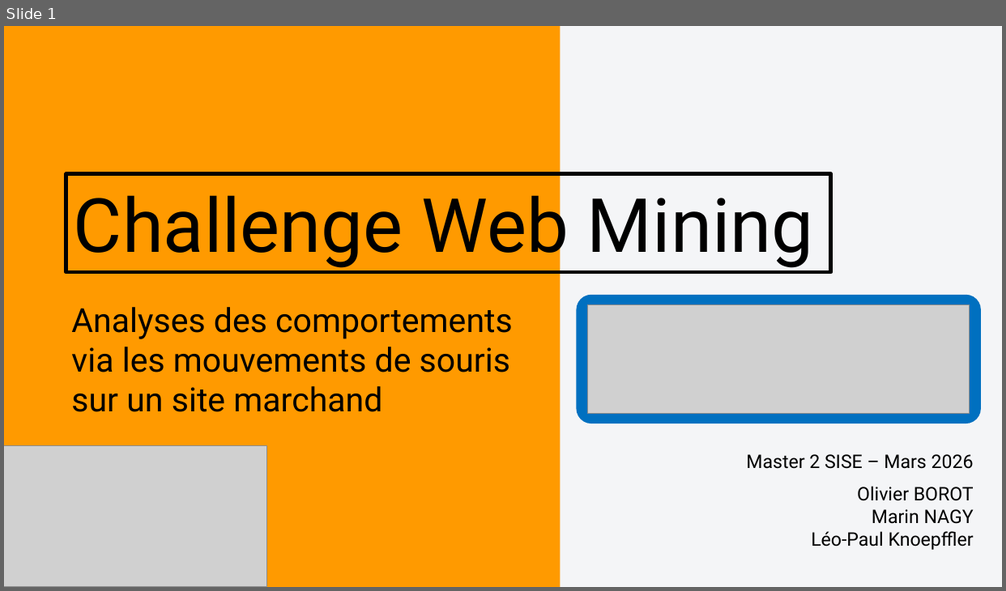
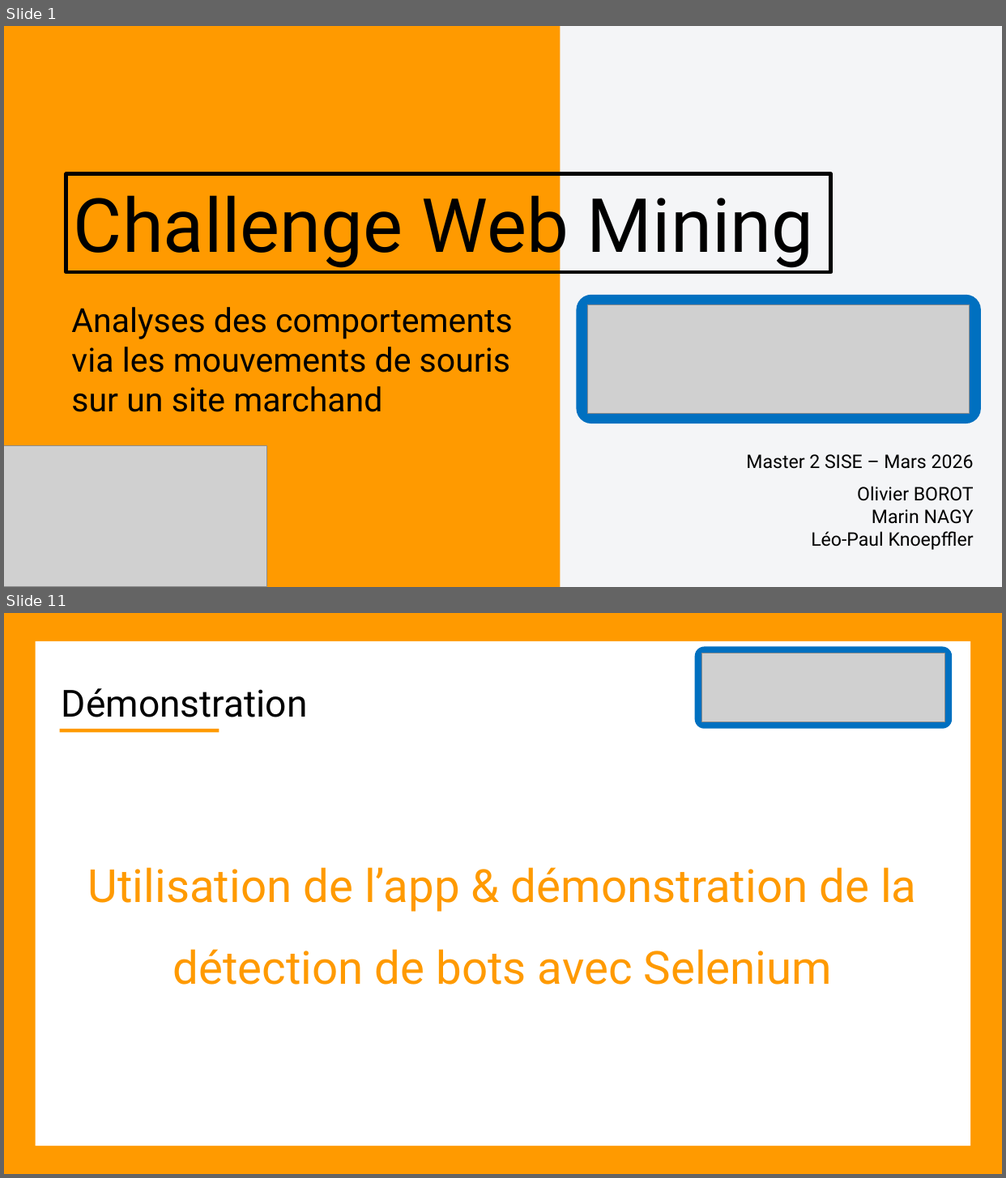
Before and after one commit to OlivierBOROT/SISE-Challenge-WebMining, a slide deck: Présentation_orale.pptx. Shown one above the other, each under a label of ours: slide 1 before the commit, slides 1 and 11 after it; the slides between them are not shown. The pictures are 1006x591 and 1006x1178 pixels, drawn with LibreOffice and Linux fonts; fonts in the diff are those of the drawing; grey boxes stand for pictures. Boxes give left, top, right and bottom in pixels: in the first picture for what was removed or moved away, otherwise in the second. Text is boxed around its words. In the diff, an @@ line names an element or a change of style, - is before the commit and + after.

```diff
--- a/Présentation_orale.pptx
+++ b/Présentation_orale.pptx
@@ slide 11 added at bbox=[4, 613, 1002, 1174], background #F4F5F7 @@
@@ rectangle added at bbox=[4, 613, 1002, 1174], fill #FF9A00 @@
@@ rectangle added at bbox=[36, 641, 970, 1147], fill #FFFFFF @@
@@ rounded rectangle added at bbox=[695, 647, 953, 729], fill #0070C0 @@
@@ picture added at bbox=[702, 653, 945, 722] @@
@@ text added at bbox=[62, 688, 308, 717], 36 pt, text #000000 @@
+Démonstration
@@ rectangle added at bbox=[59, 729, 219, 733], fill #FF9A00 @@
@@ text added at bbox=[88, 867, 916, 985], 44 pt, text #FF9A00 @@
+Utilisation de l’app & démonstration de la détection de bots avec Selenium
```
Also in this commit, not shown: 10 other slides added, 6 slides removed.
